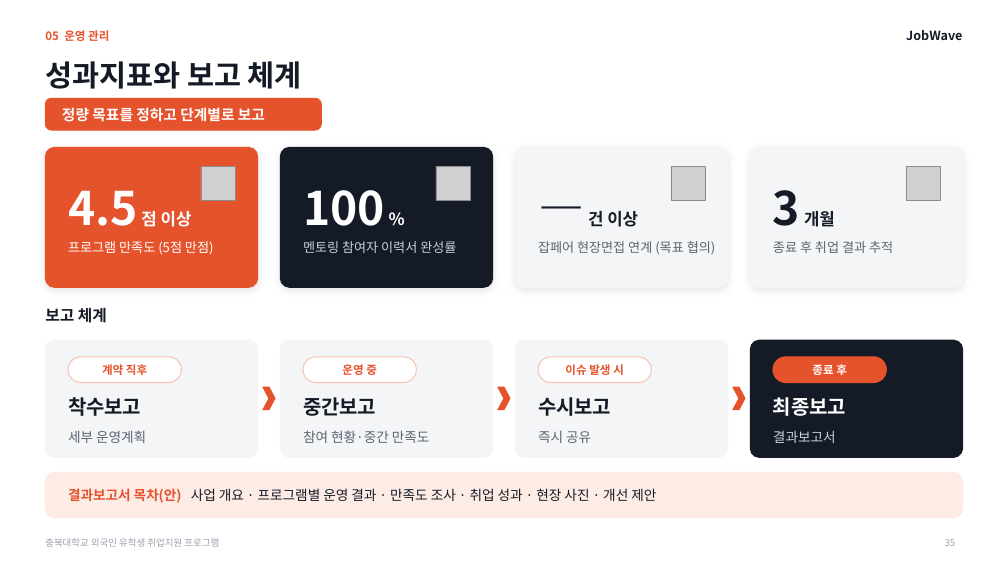
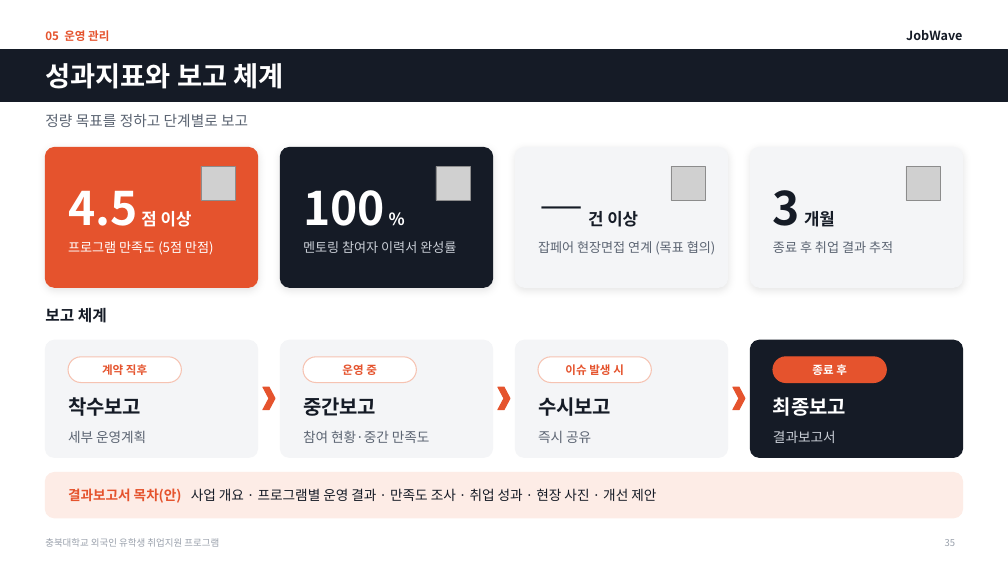
Before and after one commit to job-wave/Codex, a slide deck: slide 35 of output/jobwave-cbnu-proposal/JobWave_proposal_visual.pptx. Drawn at 1008x567 pixels with LibreOffice and Linux fonts; fonts in the diff are those of the drawing; grey boxes stand for pictures. Boxes give left, top, right and bottom in pixels: in the first picture for what was removed or moved away, otherwise in the second. Text is boxed around its words. In the diff, an @@ line names an element or a change of style, - is before the commit and + after.

```diff
--- a/output/jobwave-cbnu-proposal/JobWave_proposal_visual.pptx
+++ b/output/jobwave-cbnu-proposal/JobWave_proposal_visual.pptx
@@ rectangle added at (0,50,1008,101), fill #151B26, outline #151B26 1 pt @@
@@ title "성과지표와 보고 체계" at (45,63,284,89): size 28 to 26 pt, text colour #151B26 to #FFFFFF @@
@@ text "정량 목표를 정하고 단계별로 보고": place and size @@
-text "정량 목표를 정하고 단계별로 보고" at (62,107,265,122)
+text "정량 목표를 정하고 단계별로 보고" at (45,114,248,127)
@@ text "정량 목표를 정하고 단계별로 보고" at (45,114,248,127): text colour #FFFFFF to #5B6472, bold off @@
@@ rounded rectangle removed at (45,98,321,130) @@
```
Also in this commit, not shown: 26 other slides changed, 1 other file.
